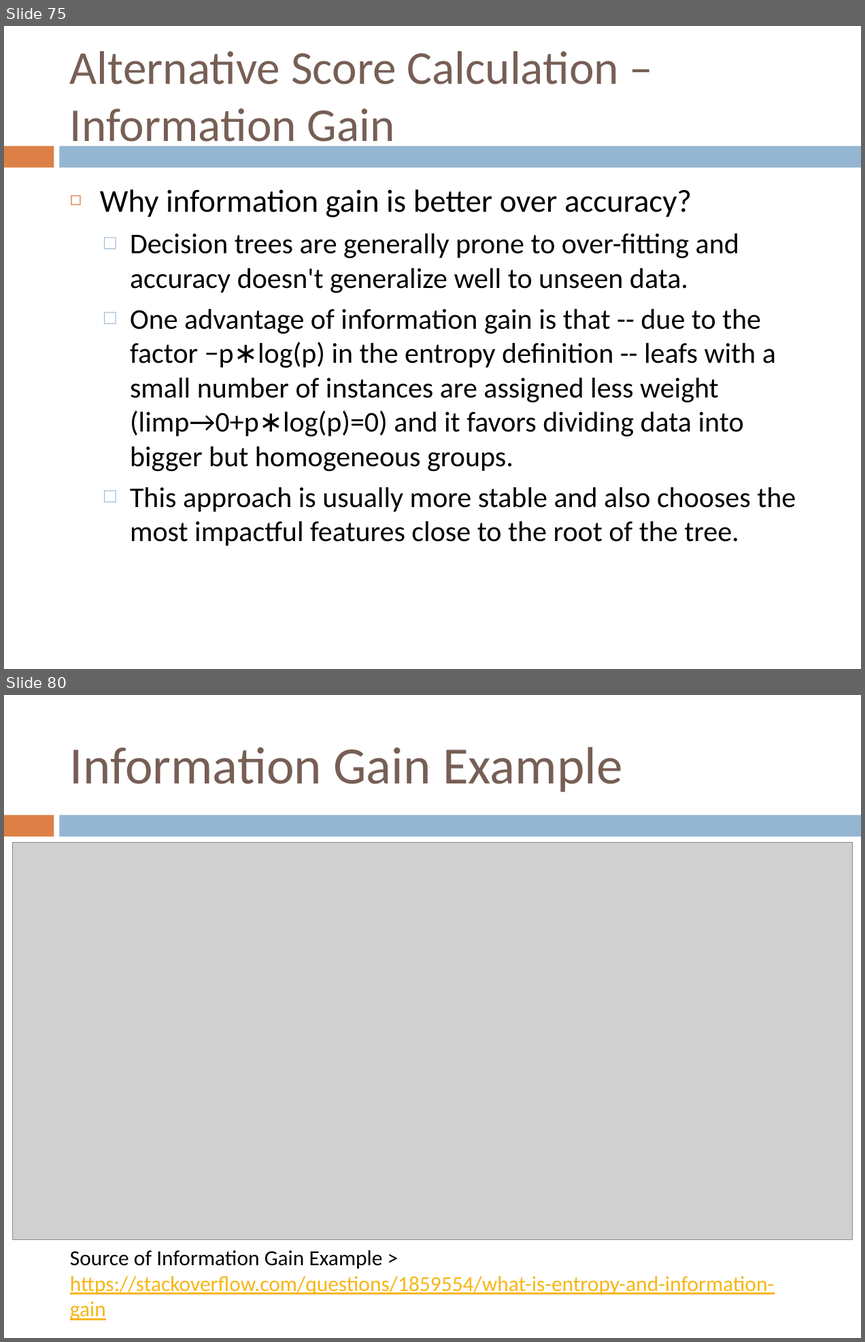
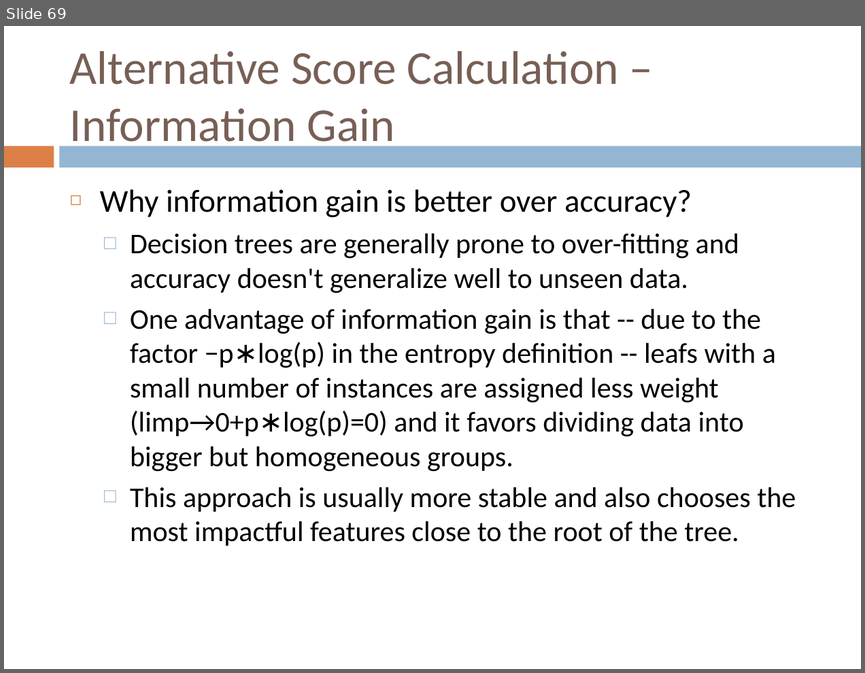
Before and after one commit to FurkanGozukara/CSE419_2018, a slide deck: Lecture 3 - Decision Trees.pptx. Shown one above the other, each under a label of ours: slides 75 and 80 before the commit, slide 69 after it; the slides between them are not shown. The pictures are 865x1342 and 865x673 pixels, drawn with LibreOffice and Linux fonts; fonts in the diff are those of the drawing; grey boxes stand for pictures. Boxes give left, top, right and bottom in pixels: in the first picture for what was removed or moved away, otherwise in the second. Text is boxed around its words. In the diff, an @@ line names an element or a change of style, - is before the commit and + after.

```diff
--- a/Lecture 3 - Decision Trees.pptx
+++ b/Lecture 3 - Decision Trees.pptx
@@ slide 80 removed at box(4, 695, 861, 1338), background #FFFFFF; not listed: 2 template elements that a slide beside it also shows @@
@@ title removed at box(70, 747, 622, 792) @@
-Information Gain Example
@@ picture removed at box(13, 843, 852, 1240) @@
@@ text removed at box(70, 1250, 774, 1320) @@
-Source of Information Gain Example > https://stackoverflow.com/questions/1859554/what-is-entropy-and-information-gain
@@ what was slide 75 is now slide 69 @@
```
Also in this commit, not shown: 3 slides added, 7 other slides removed, 1 other file.
